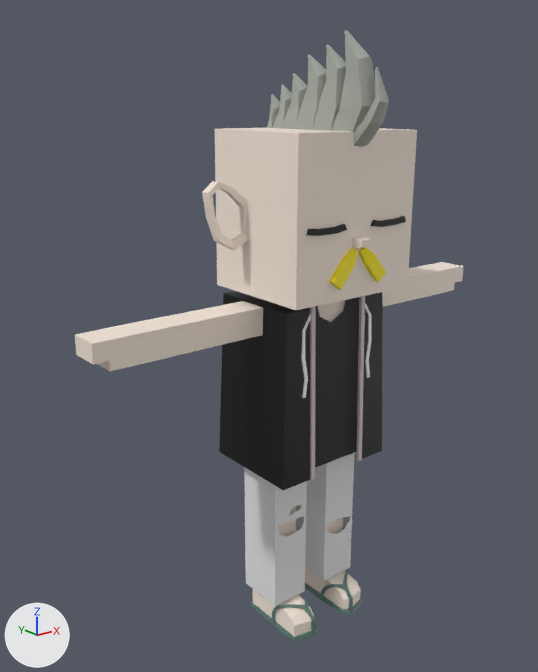
Before and after pictures for a commit that changed the FBX model mustachiorascals/fbx/cf4cc450-ed05-486d-96ea-02aa270e24d6.fbx.
One viewpoint serves both versions: a 50 mm camera at (-0.0256, -0.028, 0.0286) aimed at (-0.0015, 0.0022, 0.0166). The axes (+X, +Y, +Z) are drawn at lower left. The lights are the same throughout. Where no turn or scale is listed for an object, it has been applied to the vertices.

The first picture shows 'c_hoodie_main', 'c_hoodie_shirt', 'c_rippedjeans', 'e_10', 'f_flip_flops', 'h_mohawk', 'm_d', 'mustachio_arms', 'mustachio_head', 'mustachio_legs'.
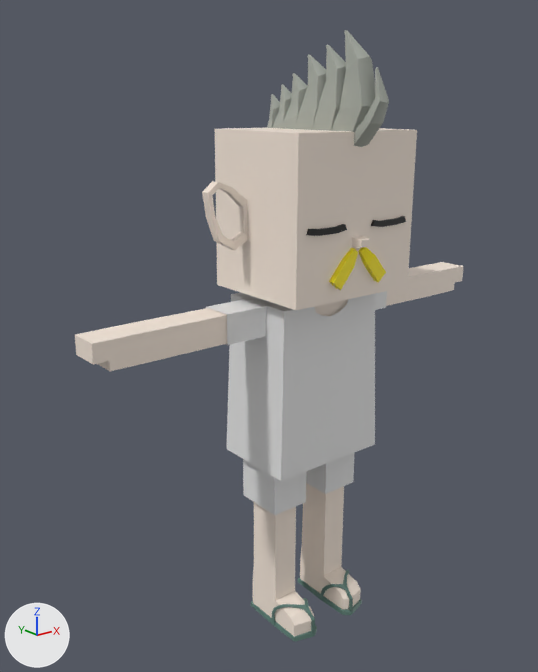
Boxes (x1, y1, x2, y2) around the edits, measured in the pictures (538 x 672 px):
'c_hoodie_shirt', recoloured (black to white): (227, 292, 375, 481) in both
'c_hoodie_main', deleted (black): before (219, 291, 383, 490)
    faces in mat_upper_garment_1 (black #000000): (219, 291, 383, 490)
    faces in mat_upper_garment_2 (light grey #d1c2c4): (310, 296, 365, 480)
    faces in mat_clothes_white (white #ffffff): (301, 303, 372, 398)
'c_rippedjeans', deleted: before (244, 452, 355, 606)
'c_shorts', added: after (243, 452, 355, 515)
'c_shirt_2', added: after (206, 291, 387, 345)
'mustachio_legs', unchanged, uncovered by the edit: before (253, 506, 361, 636); after (253, 483, 361, 636)

Edits to the bpy script that builds the scene:
```text
Change mat_upper_garment_1:
    mat_upper_garment_1.base_color: (0.0, 0.0, 0.0) -> (0.8, 0.8, 0.8)  # black #000000 -> white #e7e7e7
Add me_mesh_003_1:
    me_mesh_003_1.from_pydata(...)  # 32 vertices, 24 faces; spans x -0.003..0.003, y -0.00018..0.00265, z 0.00723..0.01232
    me_mesh_003_1.materials.append(mat_lower_garment)  # white #e7e7e7
Add me_mesh_011_1:
    me_mesh_011_1.from_pydata(...)  # 24 vertices, 18 faces; spans x -0.00561..0.00561, y 0.00027..0.00209, z 0.01737..0.01893
    me_mesh_011_1.materials.append(mat_upper_garment_1)  # white #e7e7e7
Remove ob_c_rippedjeans:
    ob_c_rippedjeans = bpy.data.objects.new('c_rippedjeans', me_mesh_003)
    ob_c_rippedjeans.location = (0.0, 0.0, 0.0)
Remove ob_c_hoodie_main:
    ob_c_hoodie_main = bpy.data.objects.new('c_hoodie_main', me_mesh_005)
    ob_c_hoodie_main.location = (0.0, 0.0, 0.0)
Add ob_c_shorts:
    ob_c_shorts = bpy.data.objects.new('c_shorts', me_mesh_003_1)
    ob_c_shorts.location = (0.0, 0.0, 0.0)
Add ob_c_shirt_2:
    ob_c_shirt_2 = bpy.data.objects.new('c_shirt_2', me_mesh_011_1)
    ob_c_shirt_2.location = (0.0, 0.0, 0.0)
```
